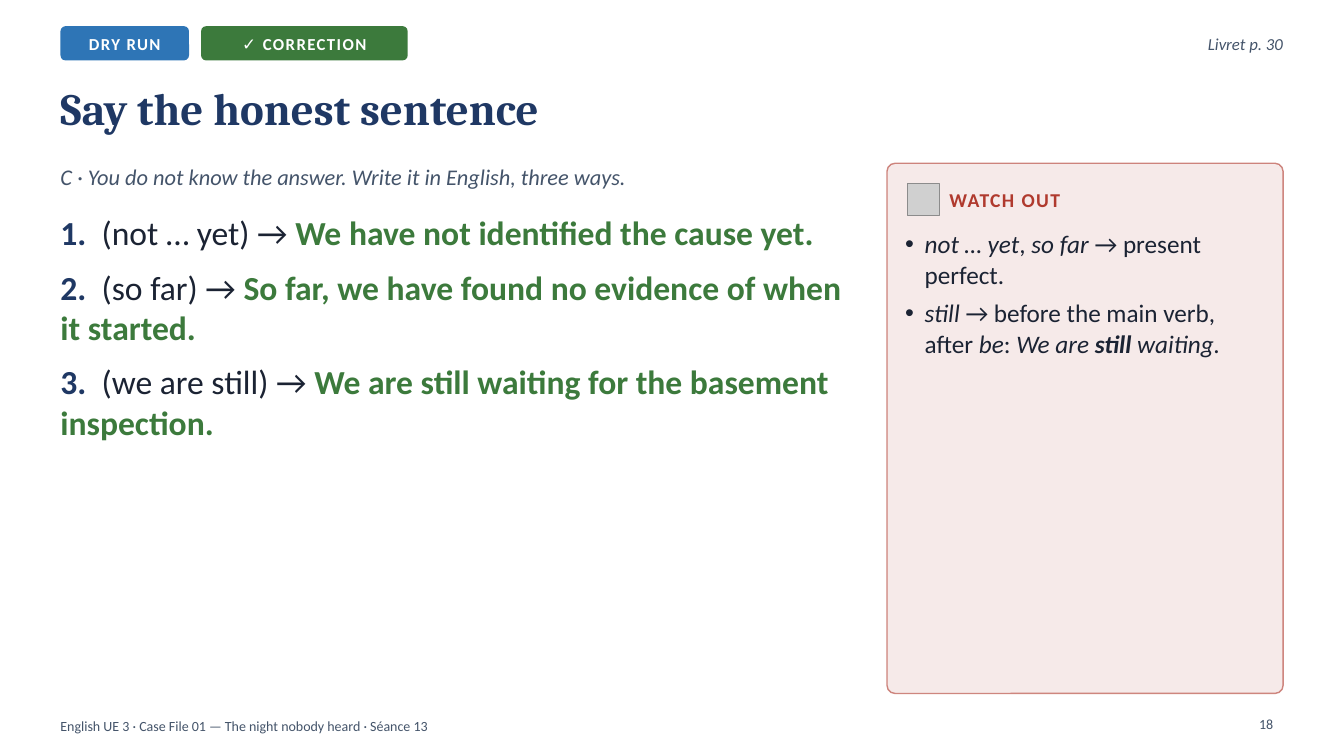
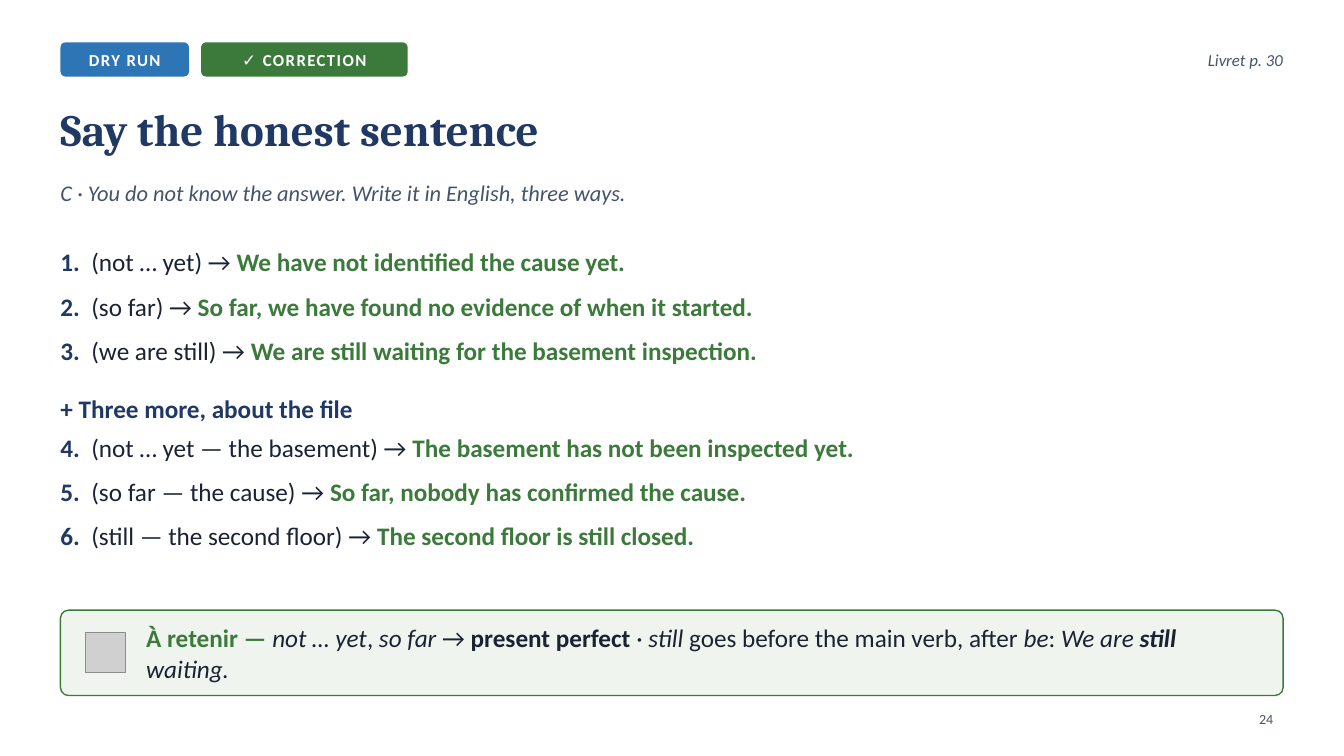
Before and after one commit to ajouniaux/talenleren, a slide deck: slide 24 of powerpoints/Seance_13_Scene6_The_insurer_calls_back.pptx (slide 18 before the commit). Drawn at 1344x756 pixels with LibreOffice and Linux fonts; fonts in the diff are those of the drawing; grey boxes stand for pictures. Boxes give left, top, right and bottom in pixels: in the first picture for what was removed or moved away, otherwise in the second. Text is boxed around its words. In the diff, an @@ line names an element or a change of style, - is before the commit and + after.

```diff
--- a/powerpoints/Seance_13_Scene6_The_insurer_calls_back.pptx
+++ b/powerpoints/Seance_13_Scene6_The_insurer_calls_back.pptx
@@ 2 rounded rectangles, 1 text: place and size @@
-2 rounded rectangles, 1 text at (60, 26, 1283, 60)
+2 rounded rectangles, 1 text at (60, 42, 1283, 77)
@@ title "Say the honest sentence": place and size @@
-title "Say the honest sentence" at (60, 94, 539, 135)
+title "Say the honest sentence" at (60, 115, 539, 156)
@@ text "C · You do not ...": place and size @@
-text "C · You do not ..." at (60, 169, 626, 189)
+text "C · You do not ..." at (60, 185, 626, 205)
@@ rounded rectangle removed at (887, 163, 1284, 694) @@
@@ picture removed at (907, 184, 940, 216) @@
@@ text removed at (949, 194, 1061, 207) @@
-WATCH OUT
@@ text at (60, 252, 757, 365): size 24 to 18 pt in "1. (not … yet) → We have ...", "2. (so far) → So far, we ...", "3. (we are still) → We are ..." @@
@@ text "1. (not … yet) → ...": place and size @@
-text "1. (not … yet) → ..." at (60, 220, 841, 441)
+text "1. (not … yet) → ..." at (60, 252, 854, 549)
@@ text at (60, 400, 854, 549): paragraphs added @@
++ Three more, about the file
+4. (not … yet — the basement) → The basement has not been inspected yet.
+5. (so far — the cause) → So far, nobody has confirmed the cause.
+6. (still — the second floor) → The second floor is still closed.
@@ rounded rectangle added at (60, 610, 1284, 696), fill #3C7A3C at 8% opacity, outline #3C7A3C 1 pt @@
@@ text at (146, 627, 1177, 683): text changed @@
-• not … yet, so far → present perfect.
-• still → before the main verb, after be: We are still waiting.
+À retenir — not … yet, so far → present perfect · still goes before the main verb, after be: We are still waiting.
@@ text "À retenir — not … ..." at (146, 627, 1177, 683): vertical alignment top to middle @@
@@ picture added at (86, 633, 126, 674) @@
@@ page number removed at (1259, 719, 1273, 729) @@
-18
@@ page number added at (1259, 715, 1273, 724), 10 pt, text #44546A @@
+24
@@ text removed at (60, 721, 428, 734) @@
-English UE 3 · Case File 01 — The night nobody heard · Séance 13
```
Also in this commit, not shown: 16 other slides changed, 20 slides added, 6 slides removed, 7 other files.
